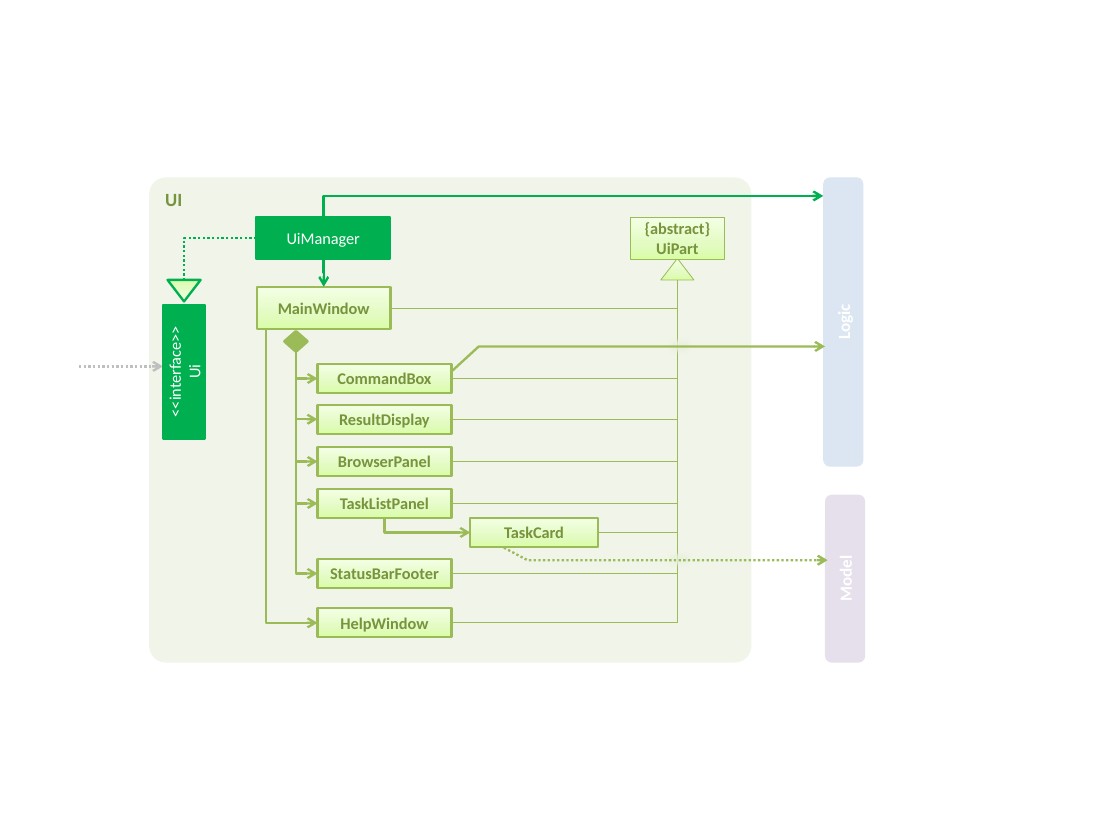
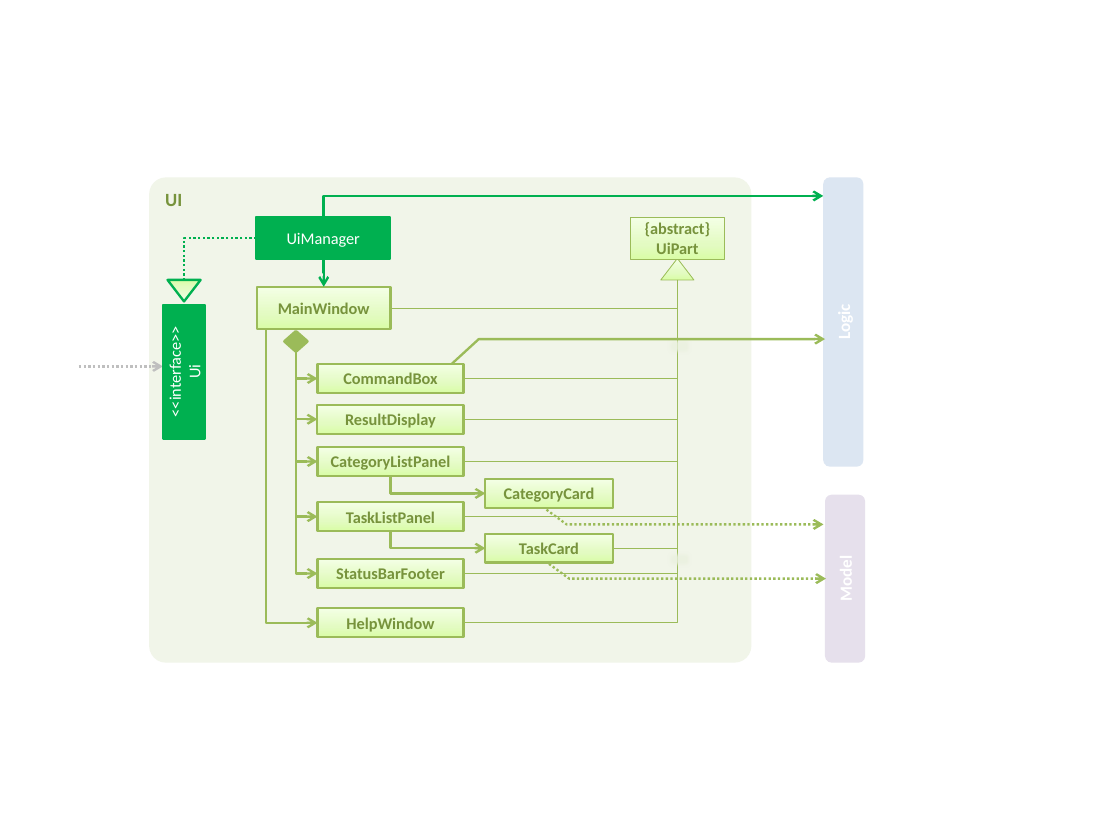
Before and after one commit to yogamurti/main, a slide deck: slide 1 of docs/diagrams/UiComponentClassDiagram.pptx. Drawn at 1120x840 pixels with LibreOffice and Linux fonts; fonts in the diff are those of the drawing. Boxes give left, top, right and bottom in pixels: in the first picture for what was removed or moved away, otherwise in the second. Text is boxed around its words. In the diff, an @@ line names an element or a change of style, - is before the commit and + after.

```diff
--- a/docs/diagrams/UiComponentClassDiagram.pptx
+++ b/docs/diagrams/UiComponentClassDiagram.pptx
@@ elbow line moved from (678, 280) - (451, 623) to (678, 280) - (464, 623) @@
@@ elbow line moved from (678, 280) - (451, 573) to (678, 280) - (464, 573) @@
@@ elbow line moved from (678, 280) - (451, 461) to (678, 280) - (464, 461) @@
@@ elbow line moved from (451, 419) - (678, 280) to (464, 419) - (678, 280) @@
@@ elbow line moved from (678, 280) - (451, 379) to (678, 280) - (464, 379) @@
@@ elbow line moved from (678, 280) - (451, 504) to (678, 280) - (464, 516) @@
@@ elbow line moved from (678, 280) - (598, 532) to (678, 280) - (613, 548) @@
@@ elbow arrow moved from (296, 352) - (318, 504) to (296, 352) - (318, 516) @@
@@ freeform shape: place and size @@
-freeform shape at (451, 346, 824, 371)
+freeform shape at (451, 339, 824, 364)
@@ rectangle "CommandBox": place and size @@
-rectangle "CommandBox" at (318, 364, 452, 393)
+rectangle "CommandBox" at (318, 364, 464, 393)
@@ rectangle "ResultDisplay": place and size @@
-rectangle "ResultDisplay" at (317, 404, 451, 433)
+rectangle "ResultDisplay" at (317, 404, 464, 433)
@@ rectangle "CategoryListPanel": place and size @@
-rectangle "CategoryListPanel" at (318, 447, 452, 476)
+rectangle "CategoryListPanel" at (318, 447, 464, 476)
@@ text in rectangle at (331, 455, 451, 470): text changed @@
-BrowserPanel
+CategoryListPanel
@@ elbow arrow added from (391, 476) to (485, 494), #9BBB59 1.5 pt @@
@@ rectangle added at (485, 479, 613, 508), fill gradient #DAFDA7 to #E4FCC2 to #F5FFE7, outline #9BBB59 1.5 pt, 10.5 pt, text #77933C, bold @@
+CategoryCard
@@ rectangle "TaskListPanel": place and size @@
-rectangle "TaskListPanel" at (318, 489, 452, 519)
+rectangle "TaskListPanel" at (318, 502, 464, 531)
@@ elbow arrow moved from (384, 517) - (470, 532) to (391, 531) - (485, 548) @@
@@ rectangle "TaskCard": place and size @@
-rectangle "TaskCard" at (470, 517, 598, 547)
+rectangle "TaskCard" at (485, 534, 613, 563)
@@ freeform shape added at (547, 510, 823, 524), outline #9BBB59 1.5 pt dashed @@
@@ rectangle "StatusBarFooter": place and size @@
-rectangle "StatusBarFooter" at (318, 559, 452, 588)
+rectangle "StatusBarFooter" at (318, 559, 464, 588)
@@ freeform shape: place and size @@
-freeform shape at (504, 548, 828, 560)
+freeform shape at (549, 564, 825, 579)
@@ rectangle "HelpWindow": place and size @@
-rectangle "HelpWindow" at (318, 608, 452, 637)
+rectangle "HelpWindow" at (318, 608, 464, 637)
```
Also in this commit, not shown: 1 other file.
